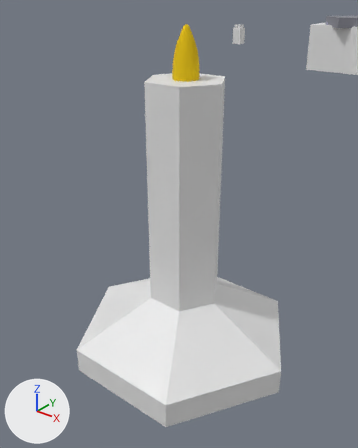
The glTF model microlab/public/models/labObjectsSet2.glb as it was, and as the next commit left it.
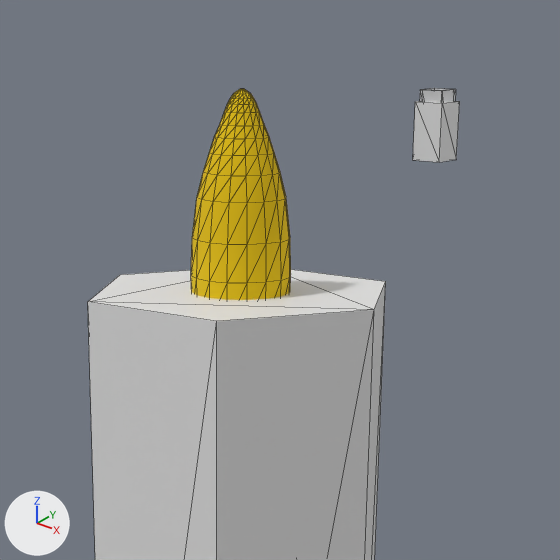
There are two pictures of each version: one from a 50 mm camera at (-0.319, 1.2413, 1.0735) aimed at (-0.4252, 1.3741, 0.9912), one close up on the part from 34% to 76% of the width and 0% to 34% of the height. The lights are fixed; the arrows at lower left show +X, +Y and +Z. The close-ups show mesh edges as thin lines. Where no turn or scale is listed for an object, it has been applied to the vertices. Vertices at the same position are counted once.

Objects in the first close-up: 'fire', 'hitSurface.004', 'hitSurface.005'.
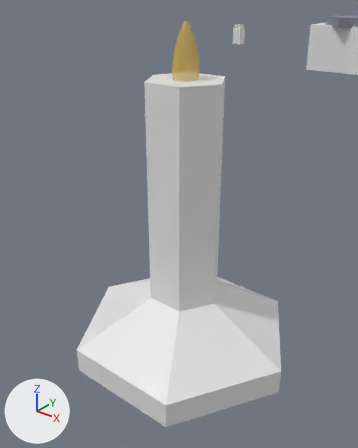
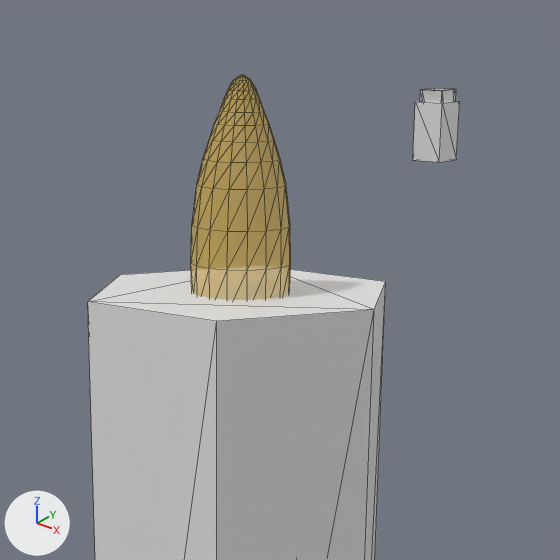
What changed in the scene script:
```text
Change mat_firematerial:
    mat_firematerial.roughness: 1.0 -> 0.5
    mat_firematerial.base_color: (0.8, 0.54, 0.0) -> (0.8, 0.531, 0.0519)  # yellow #e7c200 -> yellow #e7c140
    mat_firematerial.alpha: 1.0 -> 0.488
Change me_cylinder_005:
    where me_cylinder_005.from_pydata(...)  # 272 vertices, 526 faces; spans x -0.0052..0.0052, y -0.0052..0.0052, z 0.117..0.1448
    used by ob_fire; location = (-0.4399, 1.3967, 0.9152)
    me_cylinder_005 part 1: the whole mesh is moved by (0.0, 0.0, -0.1168)
Change ob_fire:
    ob_fire.location: (-0.4399, 1.3967, 0.9152) -> (-0.4399, 1.3967, 1.0332)
```

Changed parts and their boxes (x1, y1, x2, y2) in the close-ups (560 x 560 px):
'fire', recoloured, surface changed, moved
    before: (191, 89, 291, 300)
    after: (191, 75, 291, 300)
